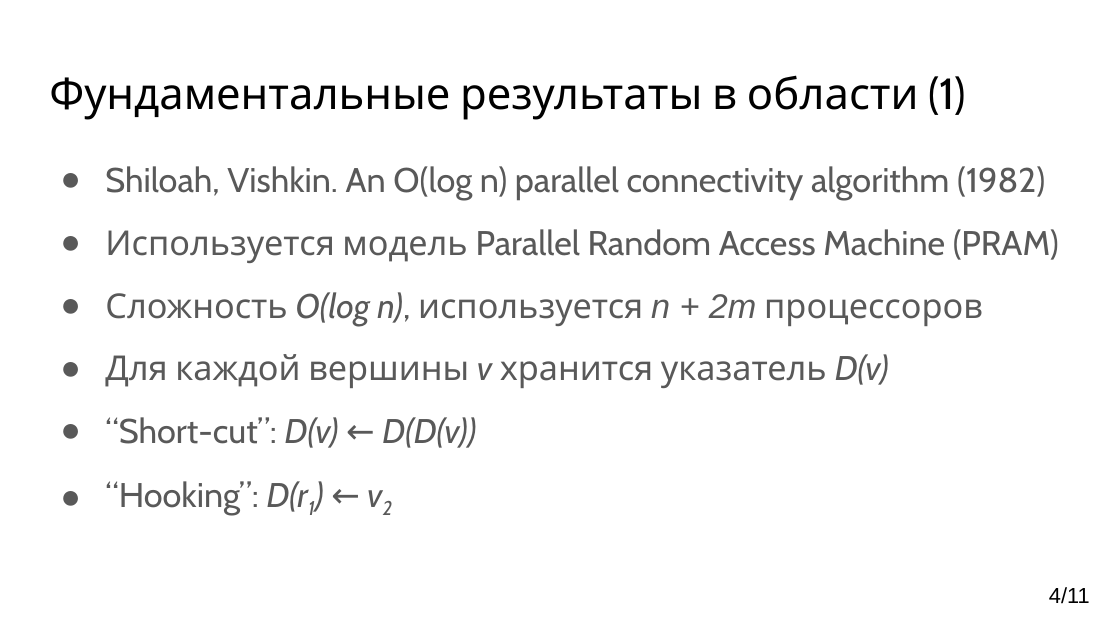
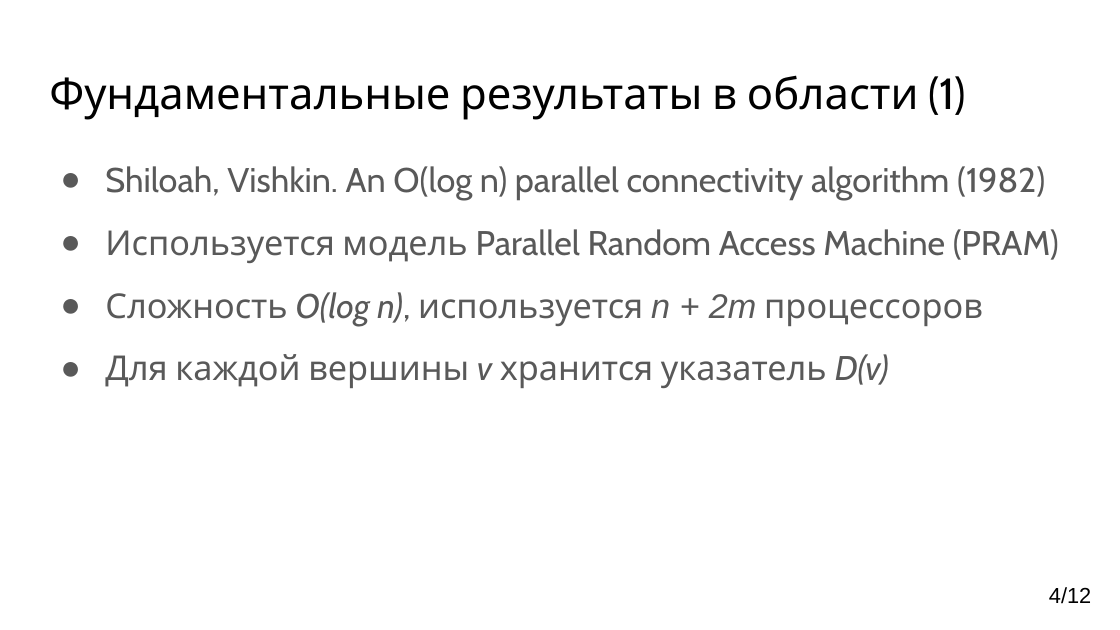
Before and after one commit to YaccConstructor/articles, a slide deck: slide 4 of 2017/GT/SmirenkoKirill/Connected components.pptx. Drawn at 1120x630 pixels with LibreOffice and Linux fonts; fonts in the diff are those of the drawing. Boxes give left, top, right and bottom in pixels: in the first picture for what was removed or moved away, otherwise in the second. Text is boxed around its words. In the diff, an @@ line names an element or a change of style, - is before the commit and + after.

```diff
--- a/2017/GT/SmirenkoKirill/Connected components.pptx
+++ b/2017/GT/SmirenkoKirill/Connected components.pptx
@@ text at (105, 417, 476, 515): paragraphs removed @@
-● “Short-cut”: D(v) ← D(D(v))
-● “Hooking”: D(r1) ← v2
@@ page number at (1049, 587, 1091, 604): text changed @@
-4/11
+4/12
```
Also in this commit, not shown: 3 other slides changed, 1 slide added, 1 other file.
